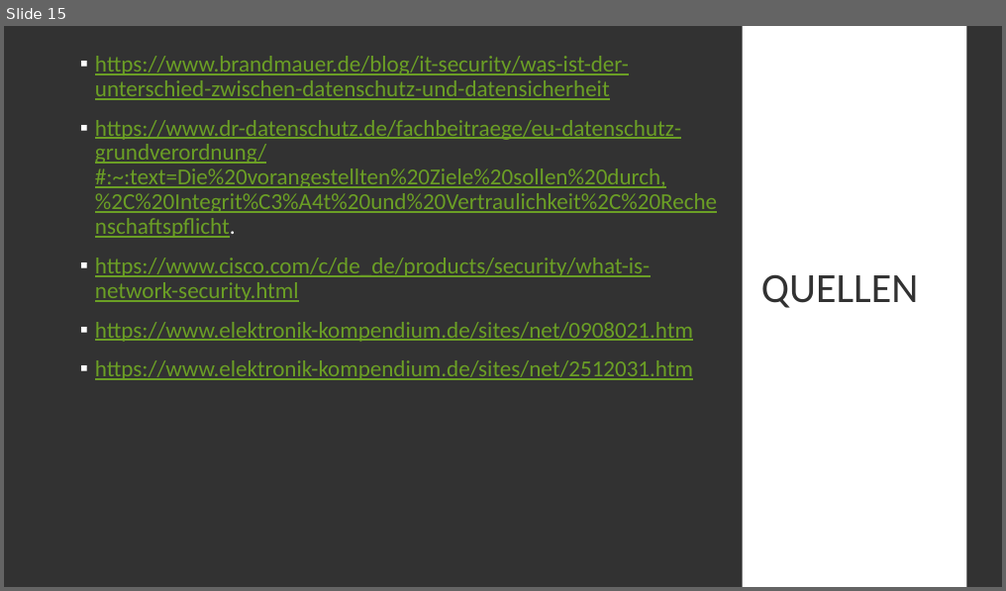
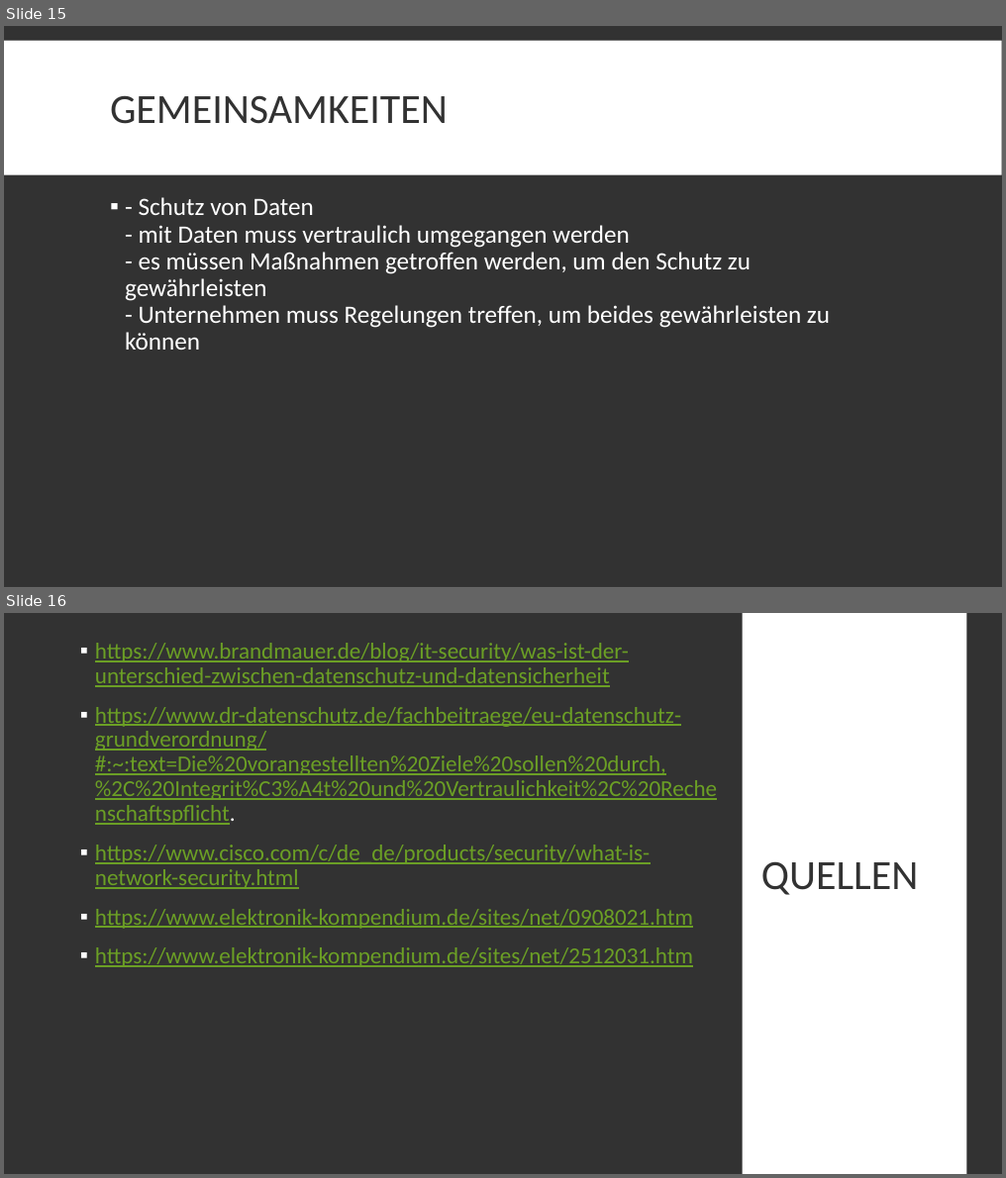
Before and after one commit to DerM0narch/TA_ITECH, a slide deck: Präsentation/Datenschutz_Netzwerksicherheit.pptx. Shown one above the other, each under a label of ours: slide 15 before the commit, slides 15 and 16 after it. The pictures are 1006x591 and 1006x1178 pixels, drawn with LibreOffice and Linux fonts; fonts in the diff are those of the drawing. Boxes give left, top, right and bottom in pixels: in the first picture for what was removed or moved away, otherwise in the second. Text is boxed around its words. In the diff, an @@ line names an element or a change of style, - is before the commit and + after.

```diff
--- a/Präsentation/Datenschutz_Netzwerksicherheit.pptx
+++ b/Präsentation/Datenschutz_Netzwerksicherheit.pptx
@@ slide 15 added at [4, 26, 1002, 587], background #323232 @@
@@ rectangle added at [4, 40, 1002, 174], fill #FFFFFF @@
@@ title added at [110, 95, 448, 124], 40 pt, text #323232 @@
+GEMEINSAMKEITEN
@@ text added at [125, 197, 830, 350], 24 pt, text #FFFFFF @@
+▪ - Schutz von Daten
+  - mit Daten muss vertraulich umgegangen werden
+  - es müssen Maßnahmen getroffen werden, um den Schutz zu gewährleisten
+  - Unternehmen muss Regelungen treffen, um beides gewährleisten zu können
@@ what was slide 15 is now slide 16 @@
```
Also in this commit, not shown: 1 slide changed, 2 other files.
